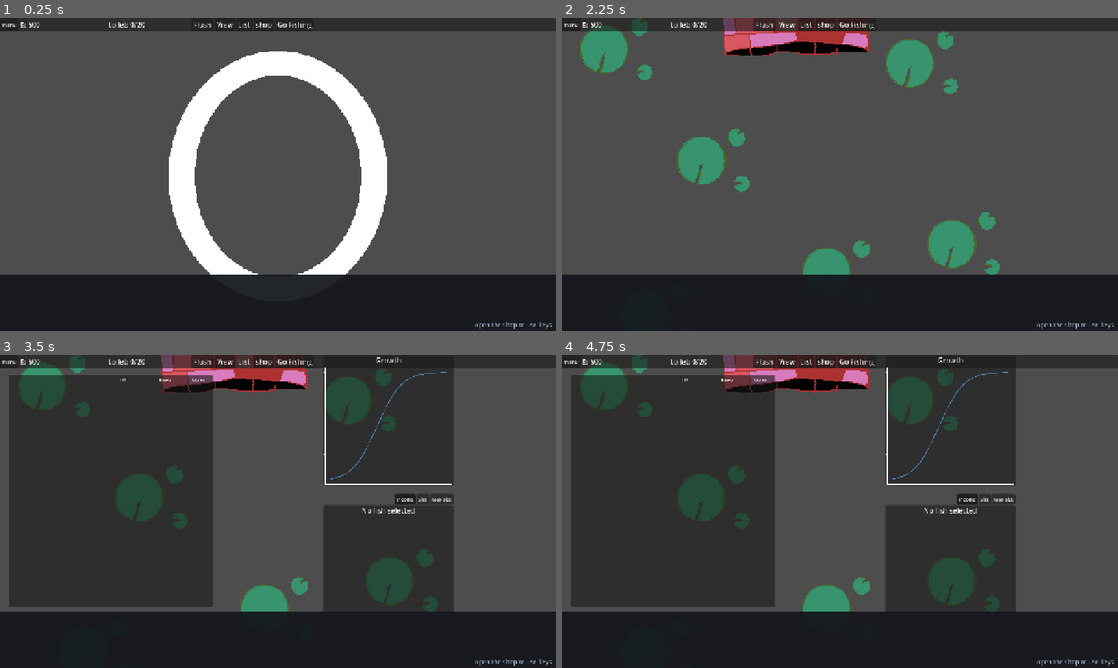
Above: before the commit, frames 1-4 (two rows, left to right).
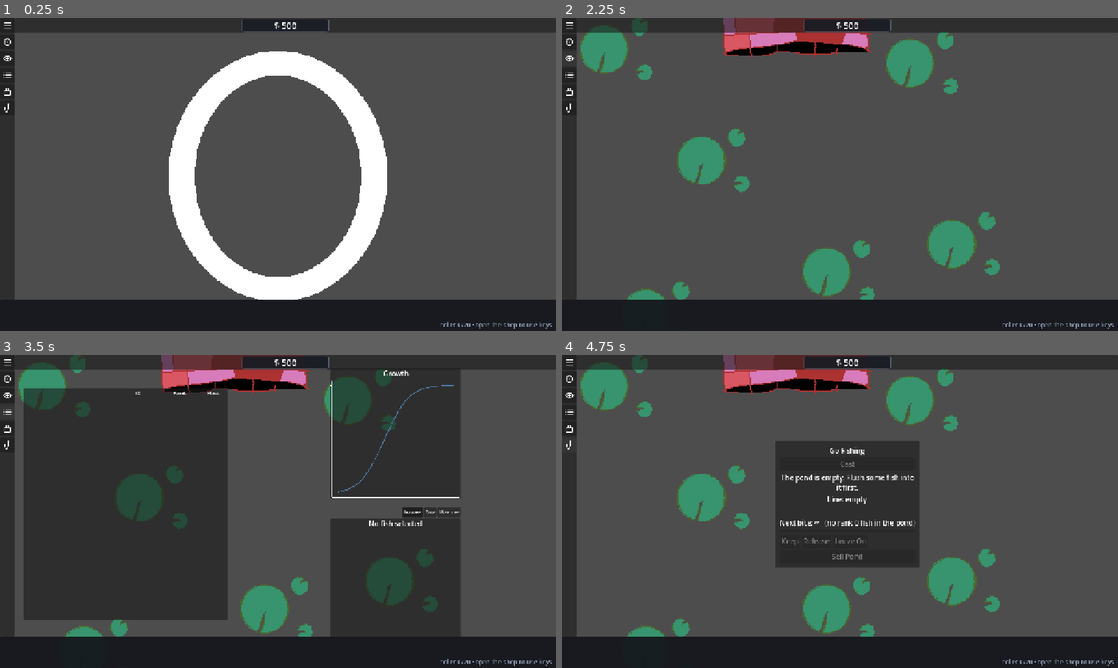
Above: after the commit, the same moments.

Repository: frnklnnlsn/koi-idle
Game: Godot game, scene res://game_parts/user_interface/scenes/main_UI.tscn
Two runs of this game, one before a commit and one after it. Both use one fixed random seed, a clock stepped at 60 frames per second and the inputs below.
Inputs (mouse positions are in pixels of both pictures, inside the frame that each line leads up to; where the layout moved, square brackets give the same spot in the first picture):
- Up to frame 1 (0.25 s): no input
- Up to frame 2 (2.25 s): click (567, 24) [573, 24] at 0.5 s; click (567, 43) [762, 24] at 1.25 s; click (567, 58) [784, 24] at 2 s
- Up to frame 3 (3.5 s): click (5, 411) [244, 361] at 2.75 s
- Up to frame 4 (4.75 s): click (567, 426) [823, 361] at 3.5 s; click (567, 445) [856, 361] at 4.25 s

The runs differ from the first frame. In frame 1, 11% of the frame differs, in the area x 0-100%, y 0-100%; in frame 2, 11%; in frame 3, 16%; in frame 4, 59%.

Commit message:
UI layout: icon sidebar, money bar, cards on the centre line
- Menu, flush, view, list, shop and fishing buttons moved to a thin icon
  sidebar down the left edge (placeholder icons in art/ui_icons, tooltips
  name each one). The top bar now only shows money, in a 200 px box with
  the amount centred and larger.
- Shop: a spacer above the cards keeps their bottom edge on the screen's
  horizontal middle at any window size; the charts stretch to fill the
  space between the cards and the terminal instead of being cut off.
- Terminal is shorter (72 px) with the fish details in two columns
  (Info.columns on the scene; font size / colour are exported settings).
  The toilet count moved into the terminal status.
- Sidebar and main column both stop at the top of the terminal.

Co-Authored-By: Claude Opus 5.5 <noreply@anthropic.com>
Claude-Session: https://claude.ai/code/session_01Cx3ba4Bfd3JXrRR7b6ZjYY

Diff:
--- a/koi-idle-godot/game_parts/user_interface/scenes/command_line.tscn
+++ b/koi-idle-godot/game_parts/user_interface/scenes/command_line.tscn
@@ -12,12 +12,12 @@
 border_color = Color(0.3, 0.33, 0.4, 1)
 
 [node name="CommandLine" type="PanelContainer"]
-custom_minimum_size = Vector2(0, 130)
+custom_minimum_size = Vector2(0, 72)
 anchors_preset = 12
 anchor_top = 1.0
 anchor_right = 1.0
 anchor_bottom = 1.0
-offset_top = -130.0
+offset_top = -72.0
 grow_horizontal = 2
 grow_vertical = 0
 mouse_filter = 2
@@ -26,15 +26,15 @@
 
 [node name="VBox" type="VBoxContainer" parent="."]
 layout_mode = 2
-theme_override_constants/separation = 4
+theme_override_constants/separation = 2
 
-[node name="Info" type="Label" parent="VBox"]
+[node name="Info" type="GridContainer" parent="VBox"]
 unique_name_in_owner = true
 layout_mode = 2
 size_flags_vertical = 3
-theme_override_colors/font_color = Color(0.85, 0.88, 0.95, 1)
-theme_override_font_sizes/font_size = 14
-autowrap_mode = 3
+theme_override_constants/h_separation = 48
+theme_override_constants/v_separation = 0
+columns = 2
 
 [node name="Row" type="HBoxContainer" parent="VBox"]
 layout_mode = 2
--- a/koi-idle-godot/game_parts/user_interface/scenes/main_UI.tscn
+++ b/koi-idle-godot/game_parts/user_interface/scenes/main_UI.tscn
@@ -12,6 +12,26 @@
 [ext_resource type="PackedScene" uid="uid://kctuxuaxjl0r" path="res://game_parts/user_interface/scenes/fishing_ui.tscn" id="10_y4jyc"]
 [ext_resource type="PackedScene" uid="uid://bm0if5kw5881g" path="res://SandBox/ListviewTest/fish_interface_list.tscn" id="11_o70p8"]
 [ext_resource type="PackedScene" path="res://game_parts/user_interface/scenes/command_line.tscn" id="12_cmdl"]
+[ext_resource type="Texture2D" path="res://art/ui_icons/menu.png" id="13_ic_menu"]
+[ext_resource type="Texture2D" path="res://art/ui_icons/flush.png" id="14_ic_flush"]
+[ext_resource type="Texture2D" path="res://art/ui_icons/view.png" id="15_ic_view"]
+[ext_resource type="Texture2D" path="res://art/ui_icons/list.png" id="16_ic_list"]
+[ext_resource type="Texture2D" path="res://art/ui_icons/shop.png" id="17_ic_shop"]
+[ext_resource type="Texture2D" path="res://art/ui_icons/fishing.png" id="18_ic_fish"]
+
+[sub_resource type="StyleBoxFlat" id="StyleBoxFlat_money"]
+content_margin_left = 8.0
+content_margin_right = 8.0
+bg_color = Color(0.1, 0.11, 0.14, 0.9)
+border_width_left = 1
+border_width_top = 1
+border_width_right = 1
+border_width_bottom = 1
+border_color = Color(0.35, 0.38, 0.45, 1)
+corner_radius_top_left = 4
+corner_radius_top_right = 4
+corner_radius_bottom_right = 4
+corner_radius_bottom_left = 4
 
 [node name="Main_UI" type="Control" unique_id=1097480472]
 layout_mode = 3
@@ -92,61 +112,27 @@
 anchors_preset = 15
 anchor_right = 1.0
 anchor_bottom = 1.0
+offset_left = 34.0
 grow_horizontal = 2
 grow_vertical = 2
 
 [node name="Panel" type="PanelContainer" parent="VBoxContainer" unique_id=1851520356]
-custom_minimum_size = Vector2(0, 15)
+custom_minimum_size = Vector2(0, 34)
 layout_mode = 2
 
 [node name="HBoxContainer2" type="HBoxContainer" parent="VBoxContainer/Panel" unique_id=1705738555]
 layout_mode = 2
-
-[node name="Button" type="Button" parent="VBoxContainer/Panel/HBoxContainer2" unique_id=1291562547]
-layout_mode = 2
-theme_override_font_sizes/font_size = 12
-text = "menu"
+alignment = 1
 
 [node name="net_worth" type="Label" parent="VBoxContainer/Panel/HBoxContainer2" unique_id=1042196326]
 unique_name_in_owner = true
 custom_minimum_size = Vector2(200, 0)
 layout_mode = 2
-text = "9012384901735"
-
-[node name="capacity" type="Label" parent="VBoxContainer/Panel/HBoxContainer2" unique_id=278064373]
-unique_name_in_owner = true
-layout_mode = 2
-text = "0/20
-"
-
-[node name="Spacer" type="Label" parent="VBoxContainer/Panel/HBoxContainer2" unique_id=2098116085]
-custom_minimum_size = Vector2(100, 0)
-layout_mode = 2
-
-[node name="Flush" type="Button" parent="VBoxContainer/Panel/HBoxContainer2" unique_id=805965955]
-layout_mode = 2
-text = "Flush
-"
-
-[node name="View" type="Button" parent="VBoxContainer/Panel/HBoxContainer2" unique_id=1871109062]
-layout_mode = 2
-text = "View
-"
-
-[node name="List" type="Button" parent="VBoxContainer/Panel/HBoxContainer2" unique_id=1912176699]
-layout_mode = 2
-text = "List
-"
-
-[node name="Shop" type="Button" parent="VBoxContainer/Panel/HBoxContainer2" unique_id=334377073]
-layout_mode = 2
-text = "shop
-"
-
-[node name="GoFishing" type="Button" parent="VBoxContainer/Panel/HBoxContainer2" unique_id=1744781603]
-layout_mode = 2
-text = "Go Fishing
-"
+theme_override_font_sizes/font_size = 20
+theme_override_styles/normal = SubResource("StyleBoxFlat_money")
+text = "$ 0"
+horizontal_alignment = 1
+vertical_alignment = 1
 
 [node name="ListUI" parent="VBoxContainer" unique_id=668367678 instance=ExtResource("11_o70p8")]
 unique_name_in_owner = true
@@ -167,12 +153,73 @@
 layout_mode = 2
 size_flags_vertical = 6
 
+[node name="Sidebar" type="PanelContainer" parent="."]
+unique_name_in_owner = true
+custom_minimum_size = Vector2(34, 0)
+layout_mode = 1
+anchors_preset = 9
+anchor_bottom = 1.0
+offset_right = 34.0
+grow_vertical = 2
+
+[node name="Buttons" type="VBoxContainer" parent="Sidebar"]
+layout_mode = 2
+theme_override_constants/separation = 4
+
+[node name="Button" type="Button" parent="Sidebar/Buttons" unique_id=1291562547]
+custom_minimum_size = Vector2(34, 34)
+layout_mode = 2
+tooltip_text = "Menu"
+focus_mode = 0
+icon = ExtResource("13_ic_menu")
+icon_alignment = 1
+
+[node name="Flush" type="Button" parent="Sidebar/Buttons" unique_id=805965955]
+custom_minimum_size = Vector2(34, 34)
+layout_mode = 2
+tooltip_text = "Flush the toilet into the pond"
+focus_mode = 0
+icon = ExtResource("14_ic_flush")
+icon_alignment = 1
+
+[node name="View" type="Button" parent="Sidebar/Buttons" unique_id=1871109062]
+custom_minimum_size = Vector2(34, 34)
+layout_mode = 2
+tooltip_text = "Switch view: toilet / pond"
+focus_mode = 0
+icon = ExtResource("15_ic_view")
+icon_alignment = 1
+
+[node name="List" type="Button" parent="Sidebar/Buttons" unique_id=1912176699]
+custom_minimum_size = Vector2(34, 34)
+layout_mode = 2
+tooltip_text = "Fish list"
+focus_mode = 0
+icon = ExtResource("16_ic_list")
+icon_alignment = 1
+
+[node name="Shop" type="Button" parent="Sidebar/Buttons" unique_id=334377073]
+custom_minimum_size = Vector2(34, 34)
+layout_mode = 2
+tooltip_text = "Shop"
+focus_mode = 0
+icon = ExtResource("17_ic_shop")
+icon_alignment = 1
+
+[node name="GoFishing" type="Button" parent="Sidebar/Buttons" unique_id=1744781603]
+custom_minimum_size = Vector2(34, 34)
+layout_mode = 2
+tooltip_text = "Go fishing"
+focus_mode = 0
+icon = ExtResource("18_ic_fish")
+icon_alignment = 1
+
 [node name="CommandLine" parent="." instance=ExtResource("12_cmdl")]
 unique_name_in_owner = true
 layout_mode = 1
 
-[connection signal="pressed" from="VBoxContainer/Panel/HBoxContainer2/Flush" to="." method="_on_flush_pressed"]
-[connection signal="pressed" from="VBoxContainer/Panel/HBoxContainer2/View" to="." method="_on_view_pressed"]
-[connection signal="pressed" from="VBoxContainer/Panel/HBoxContainer2/List" to="." method="_on_list_pressed"]
-[connection signal="pressed" from="VBoxContainer/Panel/HBoxContainer2/Shop" to="." method="_on_shop_pressed"]
-[connection signal="pressed" from="VBoxContainer/Panel/HBoxContainer2/GoFishing" to="." method="_on_go_fishing_pressed"]
+[connection signal="pressed" from="Sidebar/Buttons/Flush" to="." method="_on_flush_pressed"]
+[connection signal="pressed" from="Sidebar/Buttons/View" to="." method="_on_view_pressed"]
+[connection signal="pressed" from="Sidebar/Buttons/List" to="." method="_on_list_pressed"]
+[connection signal="pressed" from="Sidebar/Buttons/Shop" to="." method="_on_shop_pressed"]
+[connection signal="pressed" from="Sidebar/Buttons/GoFishing" to="." method="_on_go_fishing_pressed"]
--- a/koi-idle-godot/game_parts/user_interface/scenes/main_ui.gd
+++ b/koi-idle-godot/game_parts/user_interface/scenes/main_ui.gd
@@ -1,6 +1,5 @@
 extends Control
 @onready var net_worth_label: Label               = %net_worth
-@onready var capacity_label:  Label               = %capacity
 @onready var list_ui:         Control             = %ListUI
 @onready var shop_ui:         Control             = %ShopUI
 @onready var toilet:          SubViewportContainer = %ToiletViewportContainer
@@ -11,6 +10,8 @@
 ## it in the editor. The rest of the UI is kept above it.
 @onready var command_line: CommandLine = %CommandLine
 @onready var _main_column: VBoxContainer = $VBoxContainer
+## Icon buttons down the left edge (menu, flush, view, list, shop, fishing).
+@onready var _sidebar: Control = %Sidebar
 
 # ── Lifecycle ─────────────────────────────────────────────────────────────────
 func _ready() -> void:
@@ -20,15 +21,18 @@
 	_fit_above_terminal()
 
 
-## Stop the main column at the top of the terminal, however tall it is.
+## Stop the main column and the sidebar at the top of the terminal, however
+## tall it is, and start the main column right of the sidebar.
 func _fit_above_terminal() -> void:
-	_main_column.offset_bottom = -command_line.size.y if command_line.visible else 0.0
+	var h := command_line.size.y if command_line.visible else 0.0
+	_main_column.offset_bottom = -h
+	_sidebar.offset_bottom = -h
+	_main_column.offset_left = _sidebar.size.x
 
 
 func _process(_delta: float) -> void:
-	capacity_label.text  = "toilet: %d/%d" % [FishHandler.work_count(), FishHandler.capacity]
 	# Whole coins only, rounded down so it never shows money you don't have yet.
-	net_worth_label.text = "$: "        + _with_commas(floori(PassiveSystems.net_worth))
+	net_worth_label.text = "$ " + _with_commas(floori(PassiveSystems.net_worth))
 ## 1234567 -> "1,234,567"
 static func _with_commas(n: int) -> String:
 	var digits := str(absi(n))
--- a/koi-idle-godot/game_parts/user_interface/scenes/shop_interface.tscn
+++ b/koi-idle-godot/game_parts/user_interface/scenes/shop_interface.tscn
@@ -29,6 +29,11 @@
 [node name="VBoxContainer" type="VBoxContainer" parent="PanelContainer"]
 layout_mode = 2
 
+[node name="TopSpacer" type="Control" parent="PanelContainer/VBoxContainer"]
+unique_name_in_owner = true
+layout_mode = 2
+mouse_filter = 2
+
 [node name="MarginContainer2" type="MarginContainer" parent="PanelContainer/VBoxContainer"]
 layout_mode = 2
 
@@ -52,6 +57,7 @@
 
 [node name="HBoxContainer" type="HBoxContainer" parent="PanelContainer/VBoxContainer"]
 layout_mode = 2
+size_flags_vertical = 3
 
 [node name="MarginContainer8" type="MarginContainer" parent="PanelContainer/VBoxContainer/HBoxContainer"]
 layout_mode = 2
@@ -62,11 +68,11 @@
 theme_override_constants/margin_left = 10
 theme_override_constants/margin_top = 5
 theme_override_constants/margin_right = 5
-theme_override_constants/margin_bottom = 10
+theme_override_constants/margin_bottom = 4
 
 [node name="bellcurve" parent="PanelContainer/VBoxContainer/HBoxContainer/MarginContainer7" instance=ExtResource("2_0bsfi")]
 unique_name_in_owner = true
-custom_minimum_size = Vector2(300, 270)
+custom_minimum_size = Vector2(300, 130)
 layout_mode = 2
 
 [node name="MarginContainer6" type="MarginContainer" parent="PanelContainer/VBoxContainer/HBoxContainer"]
@@ -74,11 +80,11 @@
 theme_override_constants/margin_left = 10
 theme_override_constants/margin_top = 5
 theme_override_constants/margin_right = 5
-theme_override_constants/margin_bottom = 10
+theme_override_constants/margin_bottom = 4
 
 [node name="Growth_curve" parent="PanelContainer/VBoxContainer/HBoxContainer/MarginContainer6" instance=ExtResource("4_kd6vj")]
 unique_name_in_owner = true
-custom_minimum_size = Vector2(300, 270)
+custom_minimum_size = Vector2(300, 130)
 layout_mode = 2
 
 [node name="histogramContainer" type="MarginContainer" parent="PanelContainer/VBoxContainer/HBoxContainer"]
@@ -86,11 +92,12 @@
 theme_override_constants/margin_left = 10
 theme_override_constants/margin_top = 5
 theme_override_constants/margin_right = 5
-theme_override_constants/margin_bottom = 10
+theme_override_constants/margin_bottom = 4
 
 [node name="Histogram" parent="PanelContainer/VBoxContainer/HBoxContainer/histogramContainer" instance=ExtResource("4_saxld")]
 unique_name_in_owner = true
 layout_mode = 2
+custom_minimum_size = Vector2(300, 130)
 
 [node name="MarginContainer5" type="MarginContainer" parent="PanelContainer/VBoxContainer/HBoxContainer"]
 visible = false
--- a/koi-idle-godot/game_parts/user_interface/scripts/command_line.gd
+++ b/koi-idle-godot/game_parts/user_interface/scripts/command_line.gd
@@ -3,7 +3,8 @@
 # Layout and style live in command_line.tscn; resize or restyle it there (or
 # on the CommandLine node in main_UI). The main layout stops above it.
 #
-#   Info     details of the fish under the cursor (several lines)
+#   Info     details of the fish under the cursor, laid out in `Info.columns`
+#            columns (set it on the Info node; 2 = two lines per column)
 #   Prompt   what you've typed so far ("3d"), or ":" for the command line
 #   Message  the result of the last command ("Kept 3 fish")
 #   Status   the active screen's status (rank, pool, toilet)
@@ -23,9 +24,13 @@
 ## Returns the node keys should go to, or null when nothing takes keys.
 var target_provider: Callable
 
+## Look of the fish info lines.
+@export var info_font_size := 14
+@export var info_color := Color(0.85, 0.88, 0.95)
+
 var _keys := VimKeys.new()
 var _last: Dictionary = {}
-@onready var _info: Label = %Info
+@onready var _info: GridContainer = %Info
 @onready var _prompt: Label = %Prompt
 @onready var _ex: LineEdit = %Ex
 @onready var _message: Label = %Message
@@ -39,8 +44,24 @@
 
 func _process(_delta: float) -> void:
 	var target = _target()
-	_status.text = target.command_status() if target else "open the shop to use keys"
-	_info.text = target.command_info() if target and target.has_method("command_info") else ""
+	_status.text = target.command_status() if target \
+		else "toilet %d/%d · open the shop to use keys" % [FishHandler.work_count(), FishHandler.capacity]
+	_set_info(target.command_info() if target and target.has_method("command_info") else "")
+
+
+## One label per line of info, flowing across the Info grid's columns.
+func _set_info(text: String) -> void:
+	var lines := text.split("\n", false)
+	while _info.get_child_count() < lines.size():
+		var l := Label.new()
+		l.add_theme_font_size_override("font_size", info_font_size)
+		l.add_theme_color_override("font_color", info_color)
+		_info.add_child(l)
+	for i in _info.get_child_count():
+		var l: Label = _info.get_child(i)
+		l.visible = i < lines.size()
+		if l.visible:
+			l.text = lines[i]
 
 
 func _unhandled_key_input(event: InputEvent) -> void:
--- a/koi-idle-godot/game_parts/user_interface/scripts/shop_ui.gd
+++ b/koi-idle-godot/game_parts/user_interface/scripts/shop_ui.gd
@@ -7,6 +7,9 @@
 signal sell(fish_resource_array: Array)
 
 @onready var fish_card_hbox:    HBoxContainer = %fish_card_hbox
+## Empty space above the cards, sized so the cards' bottom edge sits on the
+## screen's horizontal middle line (see _place_cards).
+@onready var _top_spacer: Control = %TopSpacer
 
 
 var card_manager:  FishCardManager
@@ -24,6 +27,9 @@
 # --- Lifecycle ---
 
 func _ready() -> void:
+	resized.connect(_place_cards)
+	visibility_changed.connect(_place_cards)
+	get_viewport().size_changed.connect(_place_cards)
 	_init_managers()
 	_connect_signals()
 	await _populate(FishHandler.list_of_shop_fish)
@@ -169,6 +175,8 @@
 	for i in cards.size():
 		cards[i].set_number(i + 1)
 	_show_cursor()
+	if cards.size() <= 2:
+		_place_cards()   # first cards in: measure the real card position
 	# Nothing picked yet (e.g. the pool just filled): show the cursor's fish.
 	if _shown_fish == null and not cards.is_empty():
 		_move_cursor_to(_cursor)
@@ -273,6 +281,30 @@
 		FishHandler.work_count(), FishHandler.capacity]
 
 
+## Grows or shrinks the spacer above the cards so their row ends exactly at
+## the middle of the screen; the charts take the space below.
+func _place_cards() -> void:
+	if not is_visible_in_tree():
+		return
+	await get_tree().process_frame   # let containers settle first
+	if not is_inside_tree():
+		return
+	# Measure a card that isn't enlarged by the cursor; with no cards yet,
+	# where one would sit (they're centred in the row).
+	var bottom: float
+	var plain := _cards().filter(func(c): return not c.is_cursor)
+	if not plain.is_empty():
+		# The visible frame ends inside the card's margin.
+		bottom = plain[0].global_position.y + plain[0].size.y - plain[0].get_theme_constant("margin_bottom")
+	else:
+		var row: Control = fish_card_hbox.get_parent()
+		bottom = row.global_position.y + (row.size.y + 100.0) / 2.0 - 10.0
+	var middle := get_viewport().get_visible_rect().size.y / 2.0
+	var h := maxf(_top_spacer.custom_minimum_size.y + middle - bottom, 0.0)
+	if absf(h - _top_spacer.custom_minimum_size.y) > 1.0:
+		_top_spacer.custom_minimum_size.y = h
+
+
 ## Drops the selected rank to the best one you can afford.
 func _refresh_affordability() -> void:
 	while rank > 0 and PassiveSystems.net_worth < Ranks.get_rank(rank).cost:
Binary file added: koi-idle-godot/art/ui_icons/fishing.png
Not shown, added: koi-idle-godot/art/ui_icons/fishing.png.import
Binary file added: koi-idle-godot/art/ui_icons/flush.png
Not shown, added: koi-idle-godot/art/ui_icons/flush.png.import
Binary file added: koi-idle-godot/art/ui_icons/list.png
Not shown, added: koi-idle-godot/art/ui_icons/list.png.import
Binary file added: koi-idle-godot/art/ui_icons/menu.png
Not shown, added: koi-idle-godot/art/ui_icons/menu.png.import
Binary file added: koi-idle-godot/art/ui_icons/shop.png
Not shown, added: koi-idle-godot/art/ui_icons/shop.png.import
Binary file added: koi-idle-godot/art/ui_icons/view.png
Not shown, added: koi-idle-godot/art/ui_icons/view.png.import
